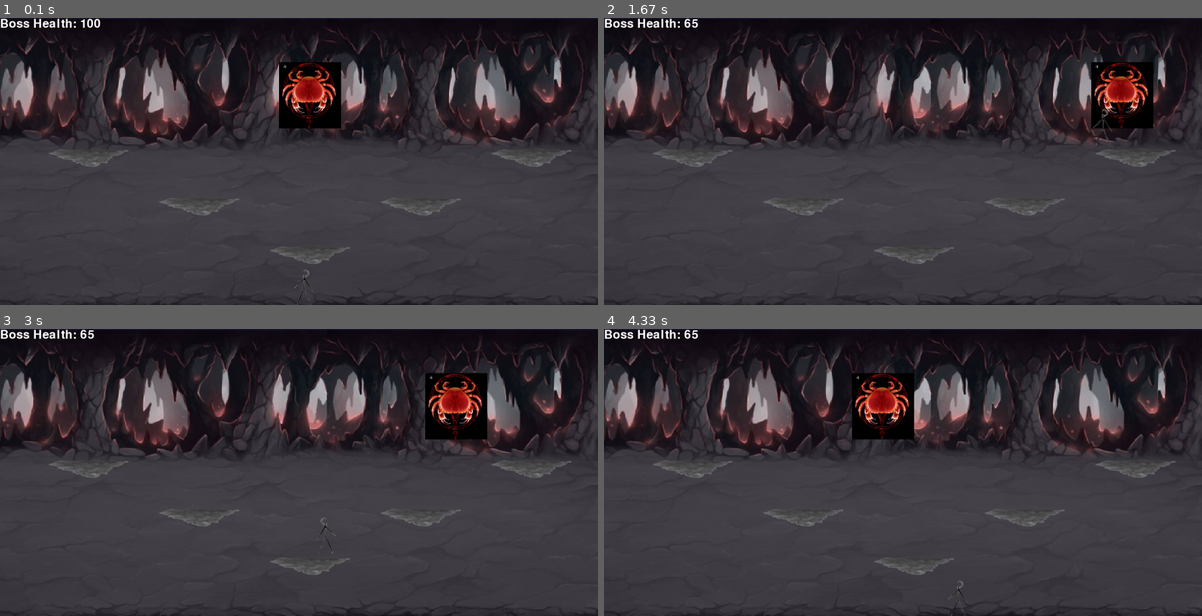
Above: before the commit, frames 1-4 (two rows, left to right).
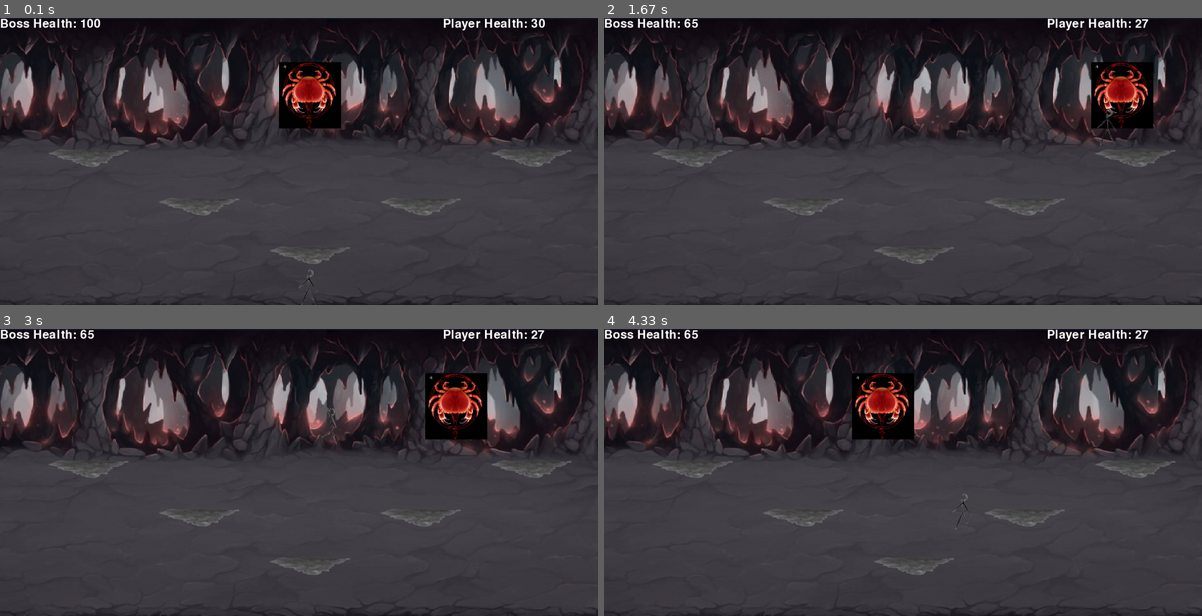
Above: after the commit, the same moments.

Repository: GiveMeMissile/Pentacrab_Pygame
Game: pygame game, started from Pentacrab.py
The game is run twice, just before and just after one commit, with the same random seed, the same clock (stepped at 60 frames per second) and the same inputs.
Inputs:
- Up to frame 1 (0.1 s): no input
- Up to frame 2 (1.67 s): hold D 0.33-0.8 s; hold W 0.83-1.13 s; hold Up 0.83-1.13 s; hold D 1.17-1.63 s; hold Right 1.17-1.63 s
- Up to frame 3 (3 s): hold A 1.67-2.2 s; hold Left 1.67-2.2 s; hold A 2.23-2.63 s; hold Left 2.23-2.63 s; hold W from 2.67 s (still down); hold Up from 2.67 s (still down)
- Up to frame 4 (4.33 s): release W at 3.03 s; release Up at 3.03 s; hold D 3.07-3.7 s; hold Right 3.07-3.7 s; hold A 3.73-4.2 s; hold Left 3.73-4.2 s; hold D from 4.23 s (still down); hold Right from 4.23 s (still down)

The runs differ from the first frame. In frame 1, 0.3% of the frame differs, in the area x 49-92%, y 0-100%; in frame 2, 0.4%, in the area x 74-91%, y 0-45%; in frame 3, 0.3%; in frame 4, 0.3%.

Commit message:
Update Pentacrab.py
Added boss contact damage and began the addition if immunity frames

Diff:
--- a/Pentacrab.py
+++ b/Pentacrab.py
@@ -10,7 +10,6 @@
 BACKGROUND = pygame.transform.scale(pygame.image.load(os.path.join("Pentacrab_Assets", "Background.png")),
                                     (WIDTH, HEIGHT))
 FPS = 60
-HEALTH_FONT = pygame.font.SysFont("comicsans", 40)
 
 # Player settings
 JUMP_HEIGHT = 70
@@ -59,14 +58,25 @@
 BOSS_Y = 100
 BOSS_HITBOX = pygame.Rect(X - 50, BOSS_Y, BOSS_WIDTH, BOSS_HEIGHT)
 BOSS_MOVEMENT = 5
+BOSS_CONTACT_DAMAGE = 3
 
 BOSS_IMAGE = pygame.transform.scale(pygame.image.load(os.path.join("Pentacrab_Assets", "Pentacrab.png")), (BOSS_WIDTH + 40, BOSS_HEIGHT + 50))
 
-
+#other
+HEALTH_FONT = pygame.font.SysFont("comicsans", 40)
+IMMUNITY = 500
+
+def location_reset():
+    HITBOX.x = WIDTH/2 + HITBOX_WIDTH/2
+    HITBOX.y = HEIGHT - HITBOX_HEIGHT
+    BOSS_HITBOX.x = WIDTH/2 - BOSS_WIDTH/2
+    BOSS_HITBOX.y = BOSS_Y
 def draw():
     WINDOW.blit(BACKGROUND, (0, 0))
     boss_health_text = HEALTH_FONT.render("Boss Health: " + str(boss_health), 1, (255, 255, 255 ))
+    player_health_text = HEALTH_FONT.render("Player Health: " + str(player_health), 1, (255, 255, 255))
     WINDOW.blit(boss_health_text, (0, 0))
+    WINDOW.blit(player_health_text, (WIDTH - 350, 0))
     for platform_location_x, platform_location_y in platforms:
         WINDOW.blit(PLATFORM, (platform_location_x, platform_location_y))
     for portal_hitbox in tp_hitbox:
@@ -101,27 +111,28 @@
 
 def player_movements():
     global velocity, left
-    keys = pygame.key.get_pressed()
-    if keys[pygame.K_d]:
-        velocity += ACCELERATION
-        left = False
-    elif keys[pygame.K_a]:
-        left = True
-        velocity -= ACCELERATION
-    else:
-        if velocity > 0:
-            velocity -= FRICTION
-            if velocity < 0:
-                velocity = 0
-        elif velocity < 0:
-            velocity += FRICTION
+    if player_health >= 0:
+        keys = pygame.key.get_pressed()
+        if keys[pygame.K_d]:
+            velocity += ACCELERATION
+            left = False
+        elif keys[pygame.K_a]:
+            left = True
+            velocity -= ACCELERATION
+        else:
             if velocity > 0:
-                velocity = 0
-
-    if velocity > MAX_VELOCITY:
-        velocity = MAX_VELOCITY
-    elif velocity < -MAX_VELOCITY:
-        velocity = -MAX_VELOCITY
+                velocity -= FRICTION
+                if velocity < 0:
+                    velocity = 0
+            elif velocity < 0:
+                velocity += FRICTION
+                if velocity > 0:
+                    velocity = 0
+
+        if velocity > MAX_VELOCITY:
+            velocity = MAX_VELOCITY
+        elif velocity < -MAX_VELOCITY:
+            velocity = -MAX_VELOCITY
 
     HITBOX.x += velocity
     if HITBOX.x < 0:
@@ -234,7 +245,7 @@
         tp_hitbox.clear()
         tp = False
 
-def boss():
+def boss_movement():
     global boss_right, boss_health, victory
     if BOSS_HITBOX.x >= WIDTH - BOSS_WIDTH:
         boss_right = False
@@ -244,6 +255,9 @@
         BOSS_HITBOX.x += BOSS_MOVEMENT
     elif not victory:
         BOSS_HITBOX.x -= BOSS_MOVEMENT
+
+def boss_health_manager():
+    global boss_health, victory
     for portal_hitbox in tp_hitbox:
         if BOSS_HITBOX.colliderect(portal_hitbox):
             boss_health -= 5
@@ -251,10 +265,23 @@
         BOSS_HITBOX.y -= 500
         victory = True
 
+def player_health_manager():
+    global player_health, boss_immunity, boss_immunity_timer
+    if not boss_immunity:
+        if HITBOX.colliderect(BOSS_HITBOX):
+            player_health -= BOSS_CONTACT_DAMAGE
+            boss_immunity = True
+            boss_immunity_timer = current_time
+    if current_time - boss_immunity_timer >= IMMUNITY and boss_immunity:
+        boss_immunity = False
+
 def main():
     global run, Jump, decent, falling, initial_height, tele_up, current_time, tp_delay, \
         tele_left, tp_cooldown, tele_right, left, tp_hitbox, tp, boss_right, boss_health, \
-        player_health, victory
+        player_health, victory, boss_immunity, boss_immunity_timer
+    location_reset()
+    boss_immunity_timer = 99999999
+    boss_immunity = False
     victory = False
     boss_right = True
     boss_health = 100
@@ -308,7 +335,11 @@
         teleport_visual()
         teleport_movement()
         player_movements()
-        boss()
+        boss_health_manager()
+        player_health_manager()
+        boss_movement()
+        if player_health <= 0:
+            main()
         draw()
     pygame.quit()
 
